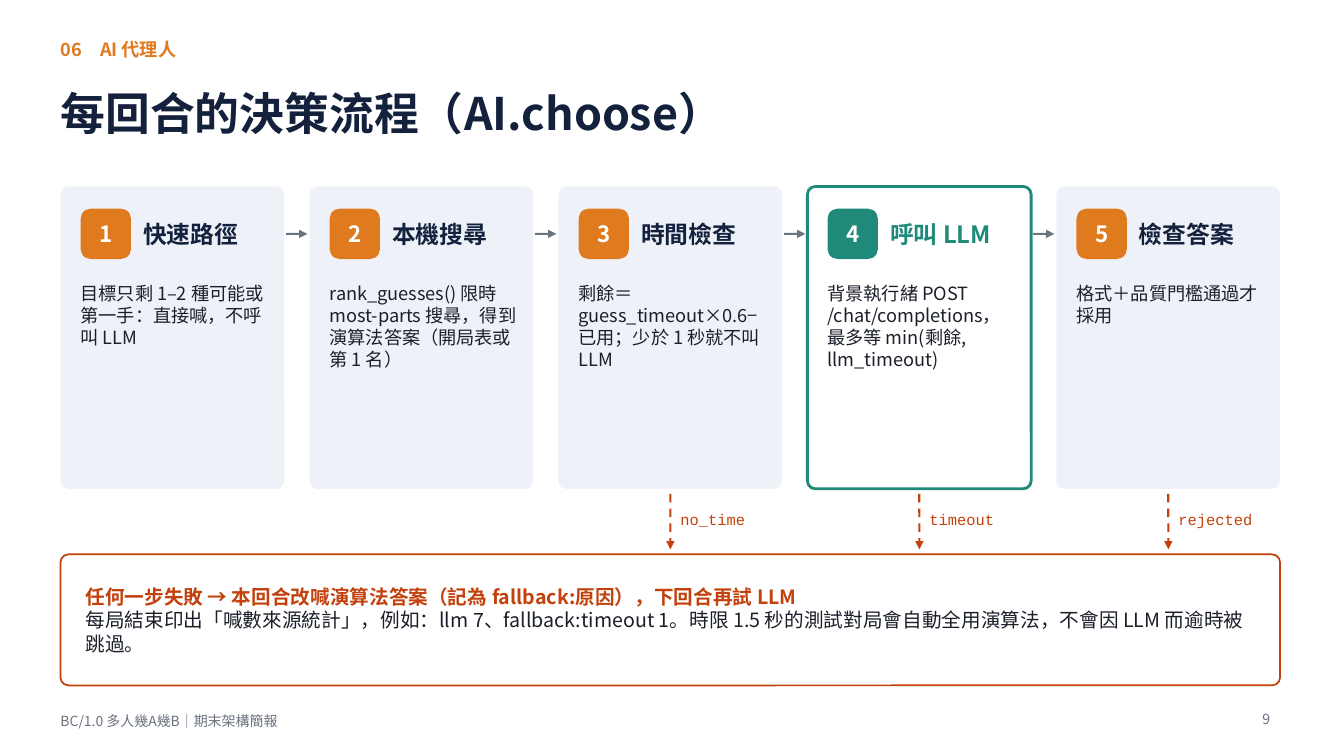
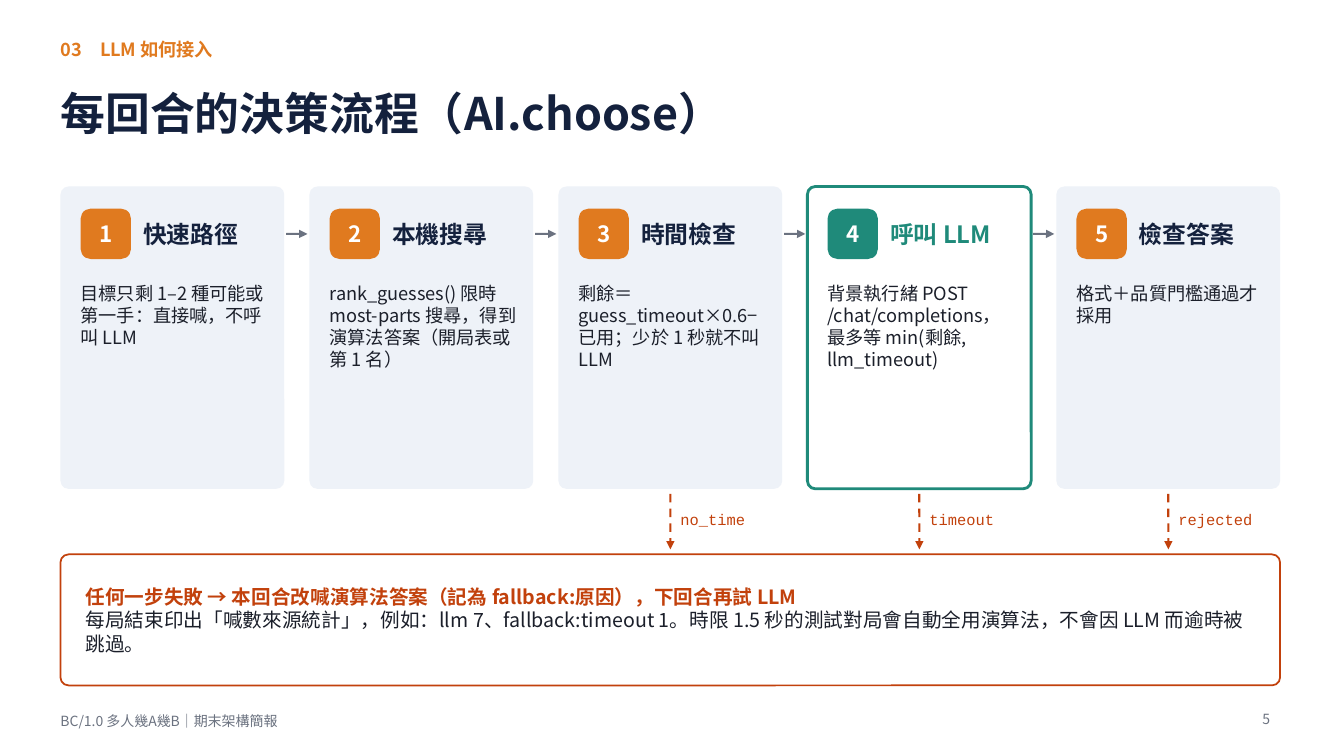
Before and after one commit to TAIWAN-ET/web_application2026_project, a slide deck: slide 5 of slides/期末架構簡報.pptx (slide 9 before the commit). Drawn at 1344x756 pixels with LibreOffice and Linux fonts; fonts in the diff are those of the drawing. Boxes give left, top, right and bottom in pixels: in the first picture for what was removed or moved away, otherwise in the second. Text is boxed around its words. In the diff, an @@ line names an element or a change of style, - is before the commit and + after.

```diff
--- a/slides/期末架構簡報.pptx
+++ b/slides/期末架構簡報.pptx
@@ text at <box>60,40,214,58</box>: text changed @@
-06 AI 代理人
+03 LLM 如何接入
@@ page number at <box>1262,714,1270,724</box>: text changed @@
-9
+5
```
Also in this commit, not shown: 5 other slides changed, 2 slides added, 9 slides removed, 2 other files.
